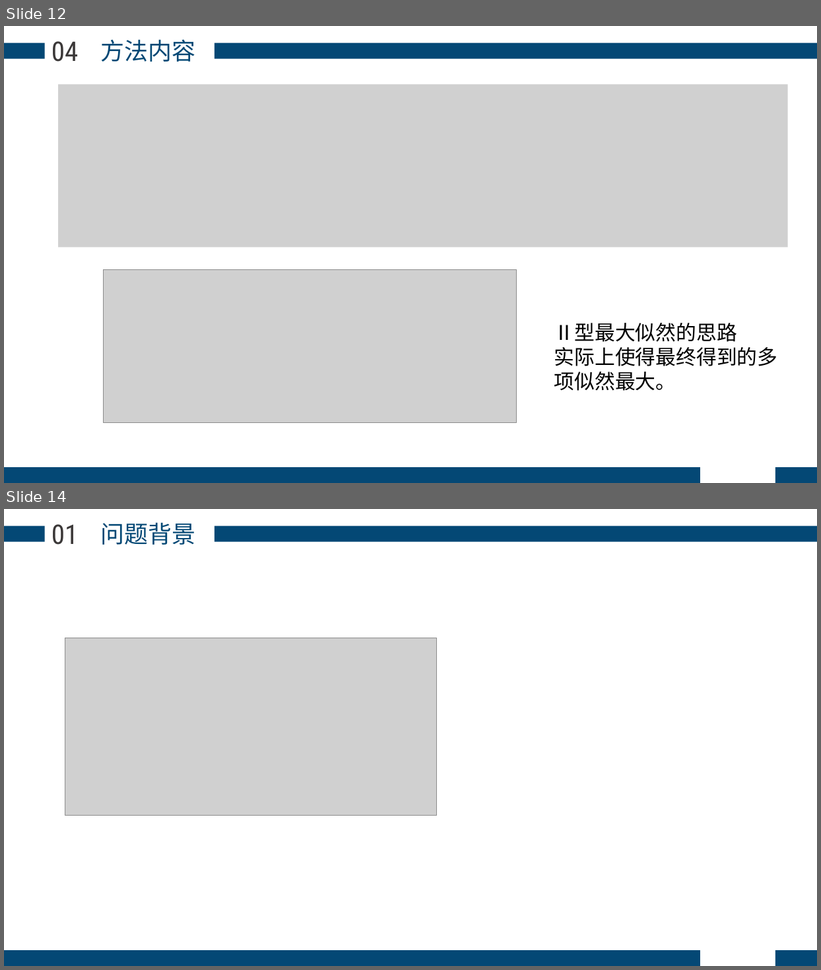
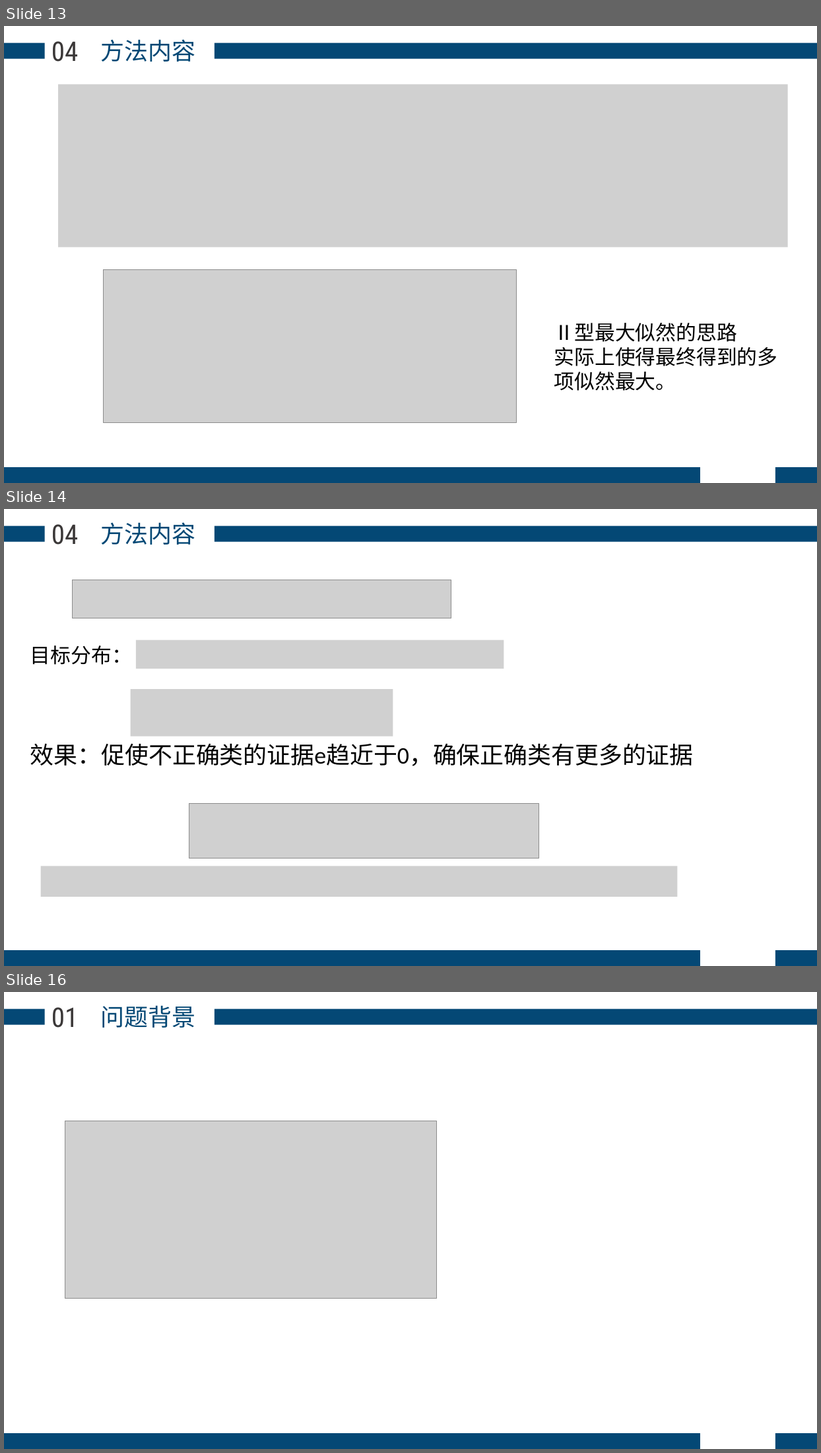
Before and after one commit to phuan-s/remote-repo, a slide deck: 研一上论文分享.pptx. Shown one above the other, each under a label of ours: slides 12 and 14 before the commit, slides 13, 14 and 16 after it; the slides between them are not shown. The pictures are 821x970 and 821x1453 pixels, drawn with LibreOffice and Linux fonts; fonts in the diff are those of the drawing; grey boxes stand for pictures. Boxes give left, top, right and bottom in pixels: in the first picture for what was removed or moved away, otherwise in the second. Text is boxed around its words. In the diff, an @@ line names an element or a change of style, - is before the commit and + after.

```diff
--- a/研一上论文分享.pptx
+++ b/研一上论文分享.pptx
@@ slide 14 added at (4,509,817,966), background #FFFFFF @@
@@ rectangle added at (4,526,45,542), fill #044875 @@
@@ text added at (52,524,78,545), 32 pt, text #3B3838 @@
+04
@@ text added at (101,522,196,545), 28 pt, text #044875 @@
+方法内容
@@ rectangle added at (215,526,817,542), fill #044875 @@
@@ picture added at (73,580,451,618) @@
@@ text added at (30,646,132,665), 24 pt, text #000000 @@
+目标分布：
@@ picture added at (136,640,504,669) @@
@@ picture added at (131,690,393,737) @@
@@ text added at (30,743,694,766), 28 pt, text #000000 @@
+效果：促使不正确类的证据e趋近于0，确保正确类有更多的证据
@@ picture added at (189,803,539,859) @@
@@ picture added at (40,867,677,897) @@
@@ rectangle added at (4,951,700,966), fill #044875 @@
@@ rectangle added at (776,951,817,966), fill #044875 @@
@@ what was slide 12 is now slide 13 @@
@@ what was slide 14 is now slide 16 @@
```
Also in this commit, not shown: 2 slides changed, 12 slides removed.
